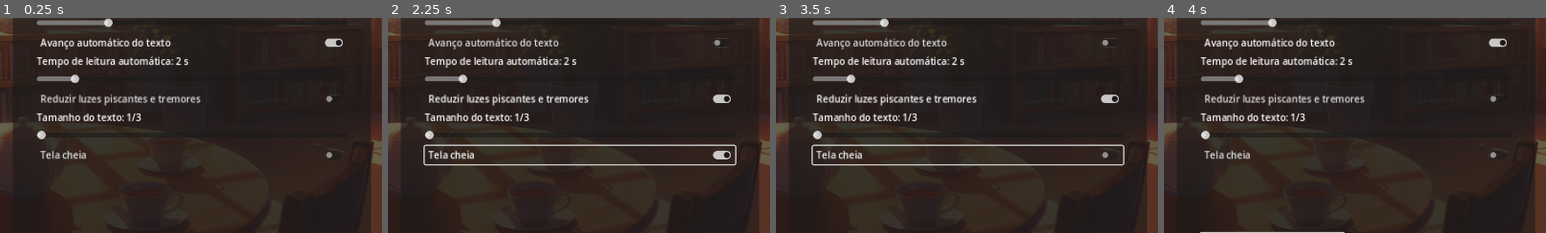
Above: before the commit, frames 1-4 (left to right).
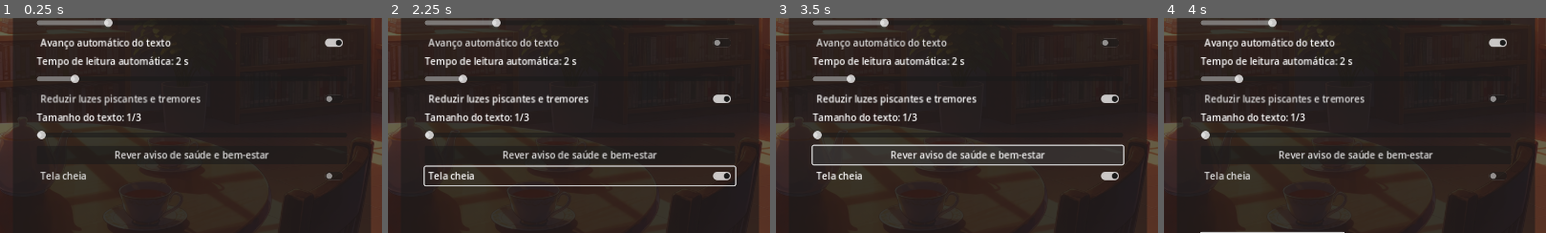
Above: after the commit, the same moments.

Repository: brunohsouza258-cmd/The-Game
Game: Godot game, scene res://scenes/main/Settings.tscn
Same seed, same stepped clock (60 frames per second), same inputs: the game is played once before the commit and once after it. This scene is started directly instead of the project's main scene.
Inputs (mouse positions are % of the whole screen's width and height, from its top left):
- Up to frame 1 (0.25 s): no input
- Up to frame 2 (2.25 s): click "Avanço automático do texto" at 0.5 s; click "Reduzir luzes piscantes e tre…" at 1.25 s; click "Tela cheia" at 2 s
- Up to frame 3 (3.5 s): click (50, 72) at 2.75 s, where only the run after the commit has a clickable "Rever aviso de saúde e bem-es…"
- Up to frame 4 (4 s): click "Restaurar padrão" at 3.5 s
The pictures show only the part of the screen within x 25-75%, y 40-90%; the shares and areas given below are measured in that part.

The runs differ from the first frame. In frame 1, 1.5% of the frame differs, in the area x 10-90%, y 61-76%; in frame 2, 4.1%, in the area x 9-92%, y 58-79%; in frame 3, 1.8%; in frame 4, 1.5%.
Error after the commit: Invalid call. Nonexistent function 'show_health_warning' in base 'Control (SettingsScreen.gd)'. (res://scripts/main/SettingsScreen.gd:109)

Commit message:
Aviso de saude reaparece a cada 7 dias, pode ser revisto em Configuracoes; mais creditos
- warning_ack_time: aviso so volta apos 7 dias (ou pelo botao em Configuracoes)
- Creditos: direcao de terror, novas cenas e finais, poema, audio, acessibilidade e producao

Co-Authored-By: Claude Sonnet 5.5 <noreply@anthropic.com>

Diff:
--- a/data/credits.json
+++ b/data/credits.json
@@ -1,24 +1,127 @@
 {
   "sections": [
-    { "title": "Lanternas de Papel", "lines": ["um jogo de Bruno"] },
-    { "title": "Criação, roteiro e direção", "lines": ["Bruno"] },
-    { "title": "Design de personagens e direção de arte", "lines": ["Bruno"] },
-    { "title": "Programação", "lines": ["Bruno", "com assistência do Claude (Anthropic)"] },
-    { "title": "Personagens", "lines": ["Maya", "Yuna", "Alice", "Hikari", "e Kaito Mori, que ninguém lembra"] },
-    { "title": "Arte de cenários e personagens", "lines": ["Gerada por IA (Krea 2 e Nano Banana 2) sob direção de Bruno", "Cenários extras derivados por script (festival, noite, decadente, telhado)"] },
-    { "title": "Trilha sonora (CC0, OpenGameArt)", "lines": [
-      "Yoiyami Core Theme, Starfield Romance e First Light Particles — Yoiyami",
-      "Calm Relax 1 — cynicmusic",
-      "Happy Clappy Loop — OwlishMedia",
-      "Insistent — yd",
-      "Contemplation — Joth",
-      "Emerald Tower — Kistol",
-      "Menu Music Loop — wipics",
-      "Efeitos: Ylmir, w.forster.1 e laleksic (chuva, portas, sino, página)",
-      "Abandoned Passages — congusbongus"
-    ] },
-    { "title": "Feito com", "lines": ["Godot Engine 4.3"] },
-    { "title": "Agradecimento especial", "lines": ["a você, {player_name}, por ter subido até o telhado"] },
-    { "title": "", "lines": ["Obrigado por jogar.", "", "Se este jogo pesou, converse com alguém.", "No Brasil: CVV, 188 (24 h, gratuito) — cvv.org.br", "", "© 2026 Bruno"] }
+    {
+      "title": "Lanternas de Papel",
+      "lines": [
+        "um jogo de Bruno"
+      ]
+    },
+    {
+      "title": "Criação, roteiro e direção",
+      "lines": [
+        "Bruno"
+      ]
+    },
+    {
+      "title": "Design de personagens e direção de arte",
+      "lines": [
+        "Bruno"
+      ]
+    },
+    {
+      "title": "Programação",
+      "lines": [
+        "Bruno",
+        "com assistência do Claude (Anthropic)"
+      ]
+    },
+    {
+      "title": "Direção de terror e de efeitos",
+      "lines": [
+        "Bruno",
+        "conceito da falsa queda do jogo (crash), do glitch, do batimento",
+        "e do rosto que se quebra, inspirados em Doki Doki Literature Club"
+      ]
+    },
+    {
+      "title": "Direção das novas cenas e dos finais",
+      "lines": [
+        "Bruno",
+        "cenas extras, \"ficar até mais tarde\", momentos de rota (dias 9 a 12),",
+        "finais interativos, ecos do loop e do poema, e o Diário"
+      ]
+    },
+    {
+      "title": "Sistema do poema e das bonequinhas",
+      "lines": [
+        "Bruno",
+        "pontuação por afinidade, no estilo do Doki Doki"
+      ]
+    },
+    {
+      "title": "Direção de áudio e ambiência",
+      "lines": [
+        "Bruno",
+        "escolha das trilhas, chuva, portas, sino e silêncios"
+      ]
+    },
+    {
+      "title": "Acessibilidade e bem-estar",
+      "lines": [
+        "Bruno",
+        "aviso de saúde antes do jogo, redução de luzes e tremores,",
+        "tamanho do texto, pausa e avanço automático"
+      ]
+    },
+    {
+      "title": "Produção, testes e revisão",
+      "lines": [
+        "Bruno"
+      ]
+    },
+    {
+      "title": "Personagens",
+      "lines": [
+        "Maya",
+        "Yuna",
+        "Alice",
+        "Hikari",
+        "e Kaito Mori, que ninguém lembra"
+      ]
+    },
+    {
+      "title": "Arte de cenários e personagens",
+      "lines": [
+        "Gerada por IA (Krea 2 e Nano Banana 2) sob direção de Bruno",
+        "Cenários extras derivados por script (festival, noite, decadente, telhado)"
+      ]
+    },
+    {
+      "title": "Trilha sonora (CC0, OpenGameArt)",
+      "lines": [
+        "Yoiyami Core Theme, Starfield Romance e First Light Particles — Yoiyami",
+        "Calm Relax 1 — cynicmusic",
+        "Happy Clappy Loop — OwlishMedia",
+        "Insistent — yd",
+        "Contemplation — Joth",
+        "Emerald Tower — Kistol",
+        "Menu Music Loop — wipics",
+        "Efeitos: Ylmir, w.forster.1 e laleksic (chuva, portas, sino, página)",
+        "Abandoned Passages — congusbongus"
+      ]
+    },
+    {
+      "title": "Feito com",
+      "lines": [
+        "Godot Engine 4.3"
+      ]
+    },
+    {
+      "title": "Agradecimento especial",
+      "lines": [
+        "a você, {player_name}, por ter subido até o telhado"
+      ]
+    },
+    {
+      "title": "",
+      "lines": [
+        "Obrigado por jogar.",
+        "",
+        "Se este jogo pesou, converse com alguém.",
+        "No Brasil: CVV, 188 (24 h, gratuito) — cvv.org.br",
+        "",
+        "© 2026 Bruno"
+      ]
+    }
   ]
 }
--- a/scripts/main/Main.gd
+++ b/scripts/main/Main.gd
@@ -36,6 +36,10 @@
 			node.process_mode = Node.PROCESS_MODE_PAUSABLE
 	_build_pause_menu()
 	_build_content_warning()
+	# O aviso reaparece a cada 7 dias (ou quando o jogador pede em Configurações).
+	if not GameSettings.health_warning_due():
+		_boot_layer.visible = false
+		_boot_active = false
 	_build_sick_title()
 	add_child(load("res://scripts/effects/HorrorFX.gd").new())
 	var fade_layer := CanvasLayer.new()
@@ -120,14 +124,24 @@
 	_warning_ok.text = "Li e quero continuar"
 	_warning_ok.disabled = false
 
+# Chamado por Configurações > "Rever aviso de saúde e bem-estar".
+func show_health_warning() -> void:
+	_boot_layer.layer = 150
+	_boot_layer.visible = true
+	_warning_ok.disabled = true
+	_boot_countdown()
+
 func _accept_warning(reduce: bool) -> void:
 	SfxPlayer.play_click()
 	if reduce:
 		GameSettings.set_reduce_flashing(true)
 	GameSettings.mark_content_warning_seen()
 	_boot_layer.visible = false
+	_boot_layer.layer = 85
+	var first_boot := _boot_active
 	_boot_active = false
-	MusicPlayer.play_mood("title")
+	if first_boot:
+		MusicPlayer.play_mood("title")
 
 # Depois dos finais, a tela de título "adoece": o nome falha e as garotas somem por instantes.
 func _build_sick_title() -> void:
--- a/scripts/main/SettingsScreen.gd
+++ b/scripts/main/SettingsScreen.gd
@@ -102,6 +102,13 @@
 	slider.value_changed.connect(on_value)
 	rows.add_child(slider)
 
+	var review := Button.new()
+	review.text = "Rever aviso de saúde e bem-estar"
+	review.pressed.connect(func():
+		SfxPlayer.play_click()
+		get_tree().current_scene.show_health_warning())
+	rows.add_child(review)
+
 func _add_fullscreen_toggle() -> void:
 	var toggle := CheckButton.new()
 	toggle.text = "Tela cheia"
--- a/scripts/settings/GameSettings.gd
+++ b/scripts/settings/GameSettings.gd
@@ -16,6 +16,9 @@
 var reduce_flashing: bool = false
 var font_scale: float = 1.0
 var content_warning_seen: bool = false
+# Aviso de saúde: reaparece quando passam WARNING_DAYS desde a última confirmação.
+const WARNING_DAYS := 7
+var warning_ack_time: int = 0
 var auto_seconds: float = 2.0
 # Persists across new games: how many times the player has started this story.
 var loop_count: int = 0
@@ -57,6 +60,7 @@
 		reduce_flashing = config.get_value("access", "reduce_flashing", reduce_flashing)
 		font_scale = config.get_value("access", "font_scale", font_scale)
 		content_warning_seen = config.get_value("access", "content_warning_seen", content_warning_seen)
+		warning_ack_time = int(config.get_value("access", "warning_ack_time", warning_ack_time))
 		loop_count = config.get_value("meta", "loop_count", loop_count)
 		unlocked_endings = config.get_value("meta", "unlocked_endings", unlocked_endings)
 	_apply_all()
@@ -72,6 +76,7 @@
 	config.set_value("access", "reduce_flashing", reduce_flashing)
 	config.set_value("access", "font_scale", font_scale)
 	config.set_value("access", "content_warning_seen", content_warning_seen)
+	config.set_value("access", "warning_ack_time", warning_ack_time)
 	config.set_value("display", "fullscreen", fullscreen)
 	config.set_value("meta", "loop_count", loop_count)
 	config.set_value("meta", "unlocked_endings", unlocked_endings)
@@ -108,8 +113,14 @@
 	font_scale = value
 	save_settings()
 
+func health_warning_due() -> bool:
+	if warning_ack_time <= 0:
+		return true
+	return int(Time.get_unix_time_from_system()) - warning_ack_time >= WARNING_DAYS * 86400
+
 func mark_content_warning_seen() -> void:
 	content_warning_seen = true
+	warning_ack_time = int(Time.get_unix_time_from_system())
 	save_settings()
 
 func set_auto_seconds(value: float) -> void:
